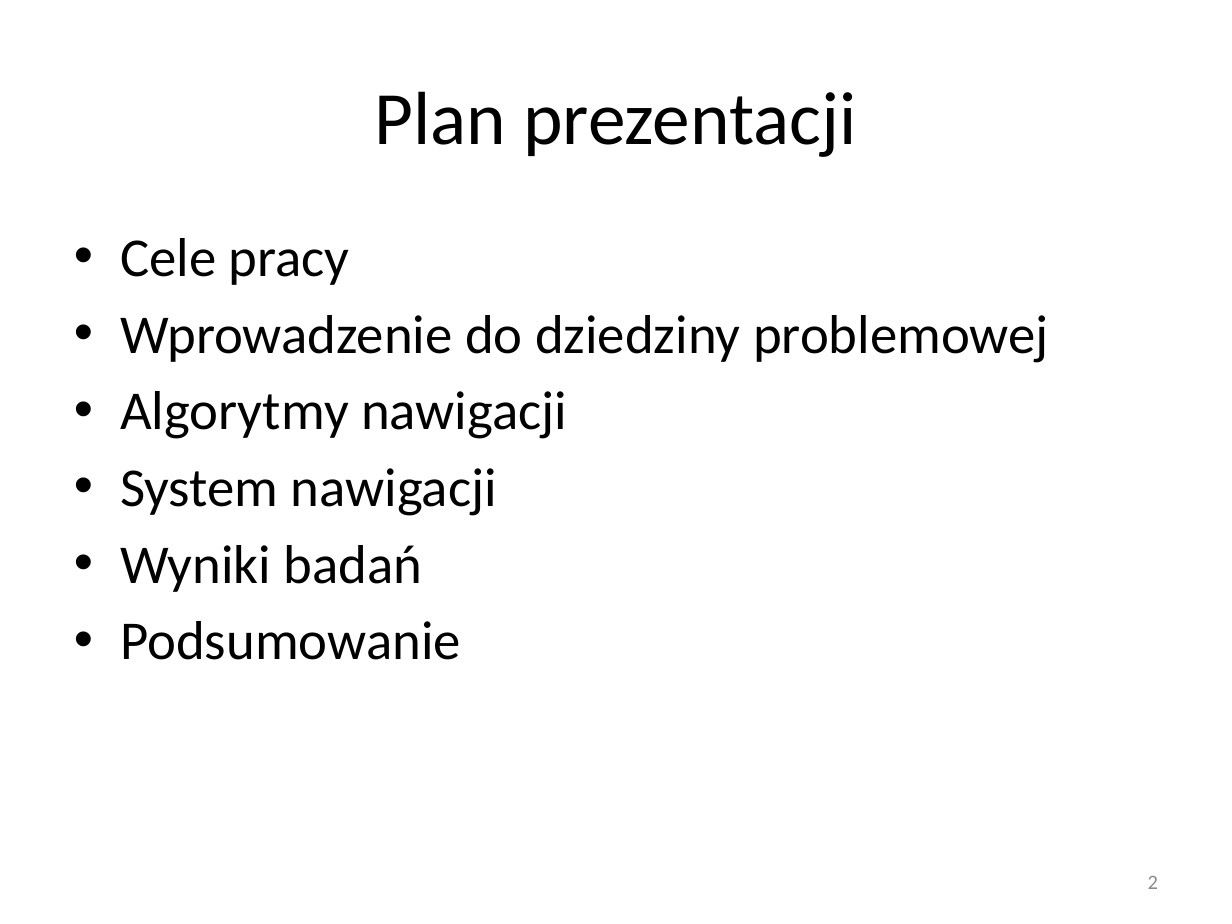
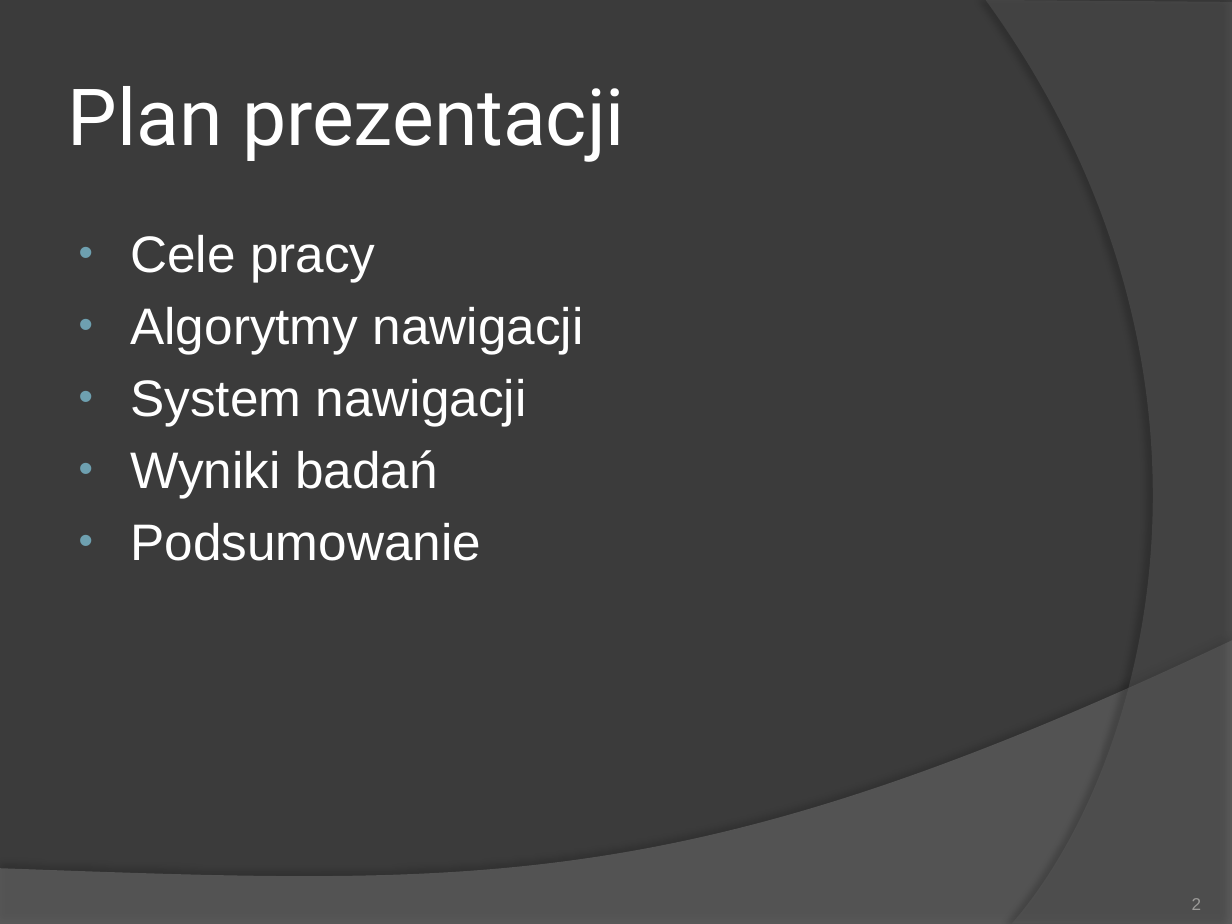
Before and after one commit to sskullgra/Character-Navigation, a slide deck: slide 2 of Nawigacja w grach komputerowych.pptx. Drawn at 1232x924 pixels with LibreOffice and Linux fonts; fonts in the diff are those of the drawing. Boxes give left, top, right and bottom in pixels: in the first picture for what was removed or moved away, otherwise in the second. Text is boxed around its words. In the diff, an @@ line names an element or a change of style, - is before the commit and + after.

```diff
--- a/Nawigacja w grach komputerowych.pptx
+++ b/Nawigacja w grach komputerowych.pptx
@@ background #FFFFFF to #3B3B3B @@
@@ freeform shape added at <box>986,0,1232,924</box>, fill #5E5E5E at 40% opacity @@
@@ title "Plan prezentacji" at <box>68,86,625,162</box>: size 44 to 46 pt, font Calibri to Roboto, text colour #000000 to #FFFFFF; alignment centre to left @@
@@ text "Cele pracy" at <box>130,235,584,561</box>: size 32 to 30 pt, font Calibri to Arial, text colour #000000 to #FFFFFF; indent changed @@
@@ text at <box>120,315,1049,363</box>: paragraph removed @@
-• Wprowadzenie do dziedziny problemowej
@@ freeform shape added at <box>0,641,1232,924</box>, fill #7F7F7F at 45% opacity @@
@@ page number: place and size @@
-page number at <box>1148,876,1158,889</box>
+page number at <box>1192,898,1202,910</box>
@@ page number at <box>1192,898,1202,910</box>: size 12 to 10 pt, font Calibri to Arial, text colour #8C8C8C to #9D9B9A; vertical alignment middle to bottom @@
```
Also in this commit, not shown: 11 other slides changed, 1 slide removed.
